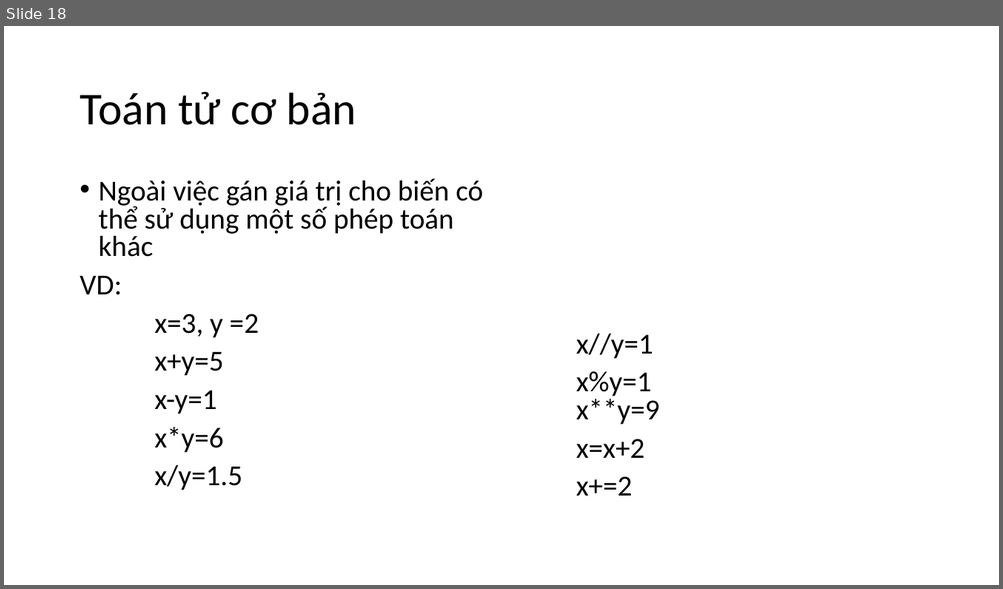
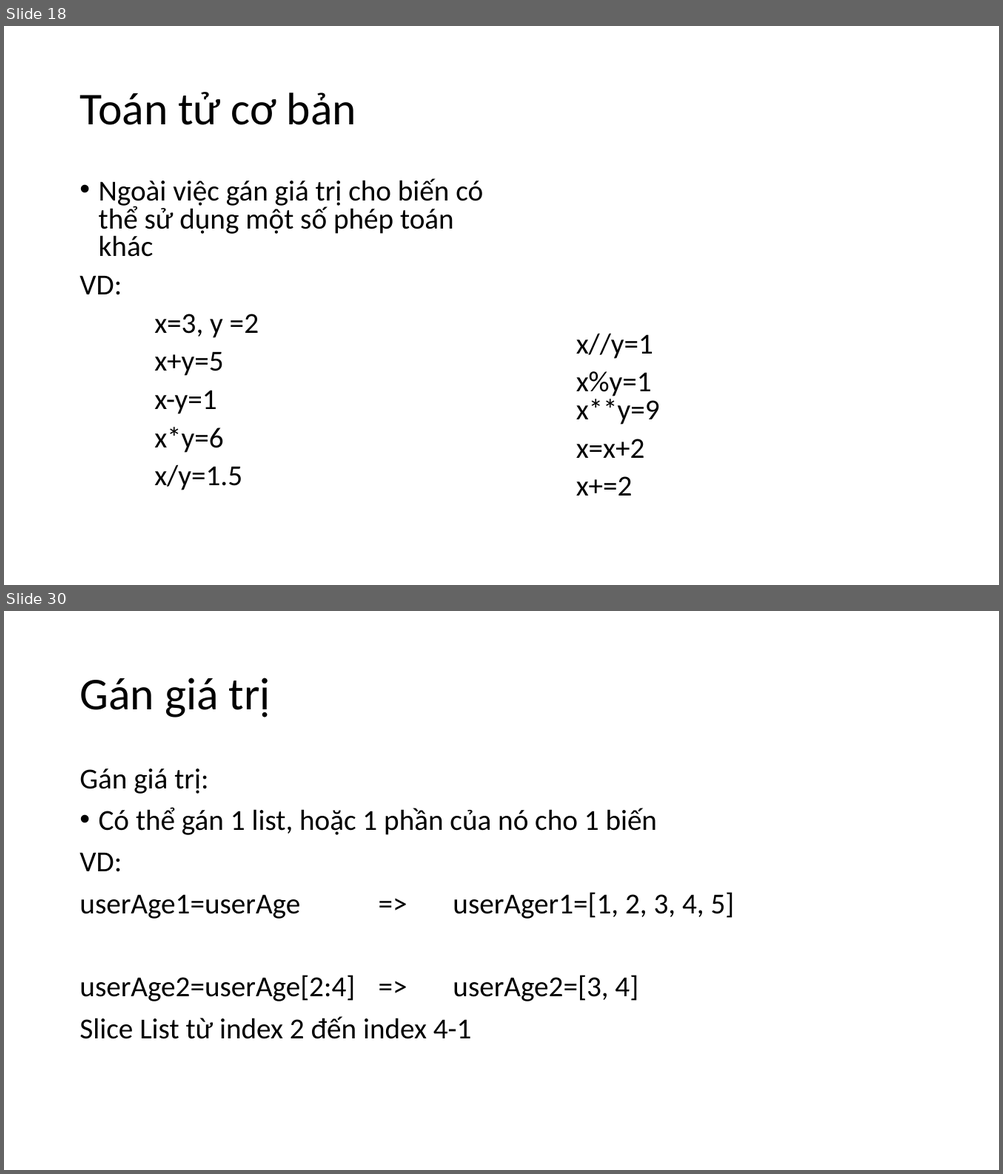
Before and after one commit to levinhhoang16/PyOpenCVCourse, a slide deck: Lecture/PythonCoban.pptx. Shown one above the other, each under a label of ours: slide 18 before the commit, slides 18 and 30 after it; the slides between them are not shown. The pictures are 1003x589 and 1003x1174 pixels, drawn with LibreOffice and Linux fonts; fonts in the diff are those of the drawing. Boxes give left, top, right and bottom in pixels: in the first picture for what was removed or moved away, otherwise in the second. Text is boxed around its words. In the diff, an @@ line names an element or a change of style, - is before the commit and + after.

```diff
--- a/Lecture/PythonCoban.pptx
+++ b/Lecture/PythonCoban.pptx
@@ slide 30 added at (4, 611, 999, 1170), background #FFFFFF @@
@@ title added at (79, 678, 270, 718), 44 pt, text #000000 @@
+Gán giá trị
@@ text added at (79, 769, 734, 1039), 28 pt, text #000000 @@
+Gán giá trị:
+• Có thể gán 1 list, hoặc 1 phần của nó cho 1 biến
+VD:
+userAge1=userAge => userAger1=[1, 2, 3, 4, 5]
+userAge2=userAge[2:4] => userAge2=[3, 4]
+Slice List từ index 2 đến index 4-1
```
Also in this commit, not shown: 1 slide changed, 14 other slides added.
